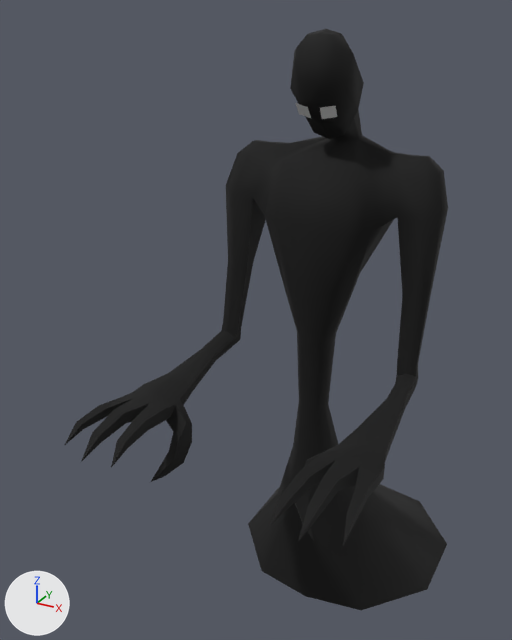
The FBX model Assets/Graphics/Enemies/FBX/fbx_Enemy_Shadow01.FBX: old version first, new version second.
Rendered twice from a 50 mm camera at (2.54, -7.07, 6.31) aimed at (-0.61, -1.33, 3.45). Lighting does not change. The marker at lower left points along +X, +Y and +Z. Where no turn or scale is listed for an object, it has been applied to the vertices.

Names of what the first picture shows: 'mesh_Enemy_Shadow'.
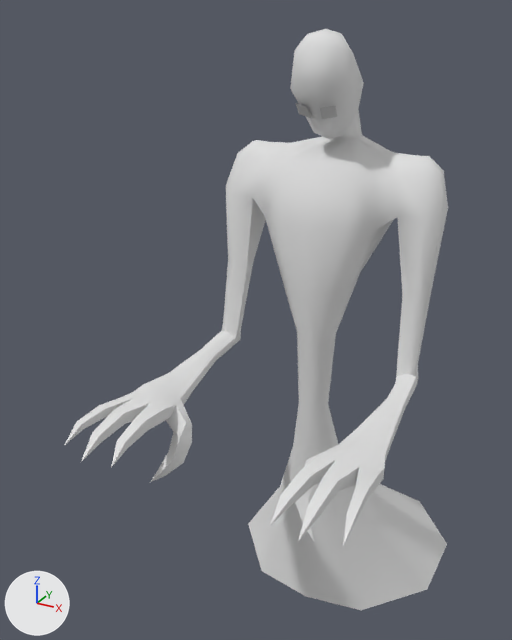
Pixel boxes [x1, y1, x2, y2] of what changed, in the pictures (512 x 640 px):
'mesh_Enemy_Shadow', recoloured (black to grey)
    both: [65, 29, 448, 610]

What changed in the scene script:
```text
Change mat_mtl_enemy_shadow:
    mat_mtl_enemy_shadow.base_color: (0.0, 0.0, 0.0) -> (0.749, 0.749, 0.749)  # black #000000 -> light grey #e0e0e0
```
